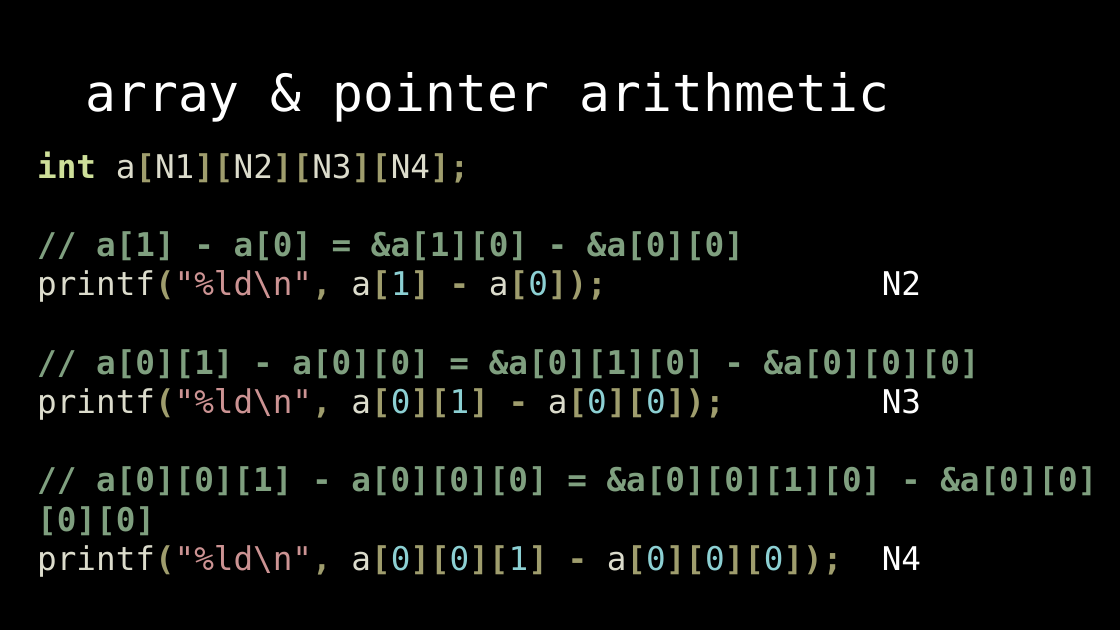
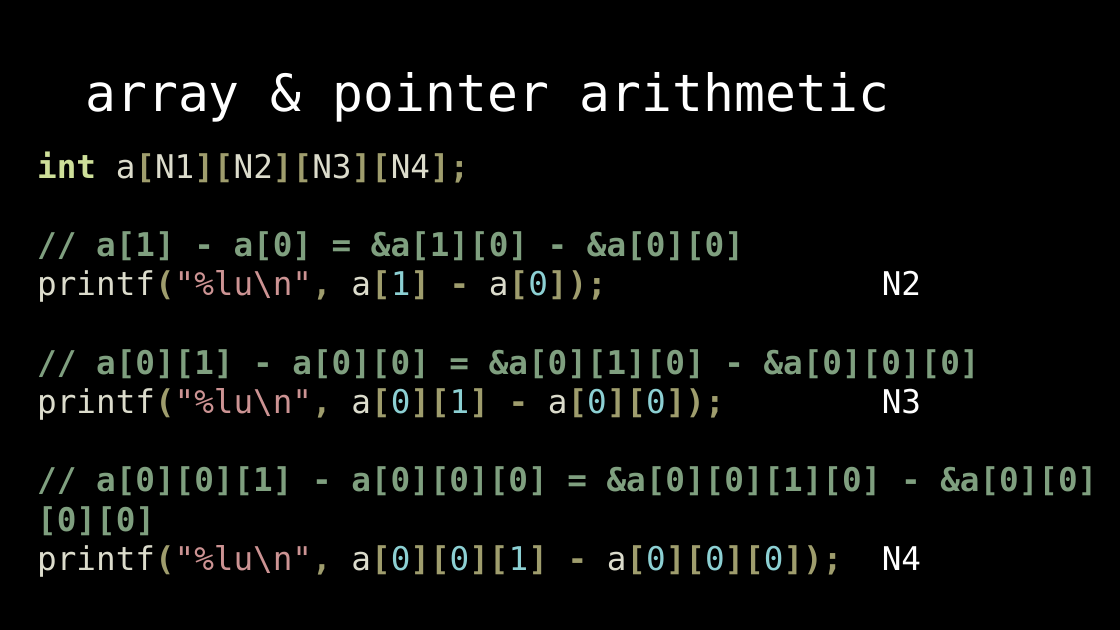
Before and after one commit to OEmiliatanO/those_c_prog_didnt_teach, a slide deck: slide 61 of Ch2/Ch2-pointer & array.pptx. Drawn at 1120x630 pixels with LibreOffice and Linux fonts; fonts in the diff are those of the drawing. Boxes give left, top, right and bottom in pixels: in the first picture for what was removed or moved away, otherwise in the second. Text is boxed around its words. In the diff, an @@ line names an element or a change of style, - is before the commit and + after.

```diff
--- a/Ch2/Ch2-pointer & array.pptx
+++ b/Ch2/Ch2-pointer & array.pptx
@@ text at [37,270,921,302]: text changed @@
-printf("%ld\n", a[1] - a[0]); N2
+printf("%lu\n", a[1] - a[0]); N2
@@ text at [37,388,921,420]: text changed @@
-printf("%ld\n", a[0][1] - a[0][0]); N3
+printf("%lu\n", a[0][1] - a[0][0]); N3
@@ text at [37,545,921,577]: text changed @@
-printf("%ld\n", a[0][0][1] - a[0][0][0]); N4
+printf("%lu\n", a[0][0][1] - a[0][0][0]); N4
```
Also in this commit, not shown: 6 other slides changed, 1 slide added, 4 slides removed, 5 other files.
